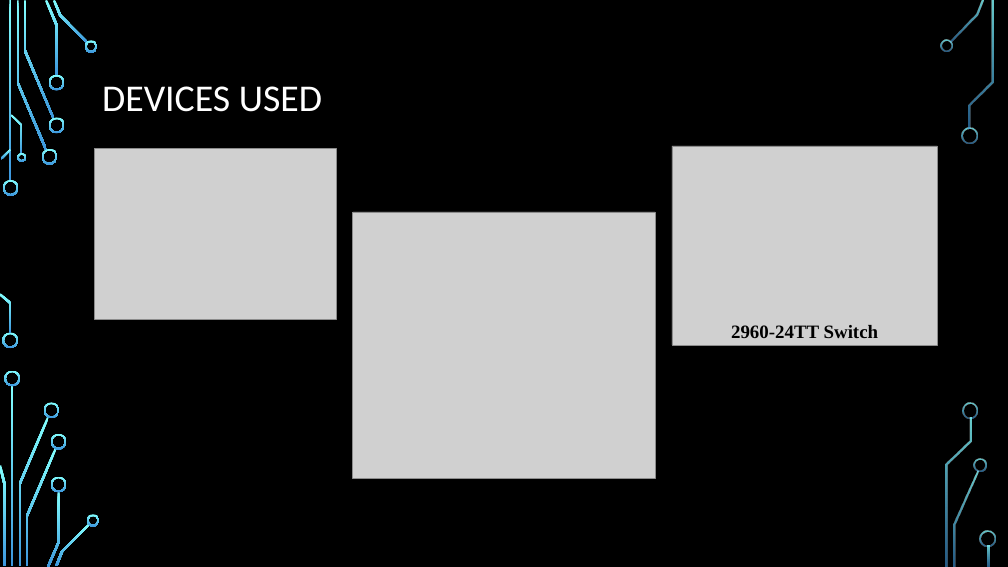
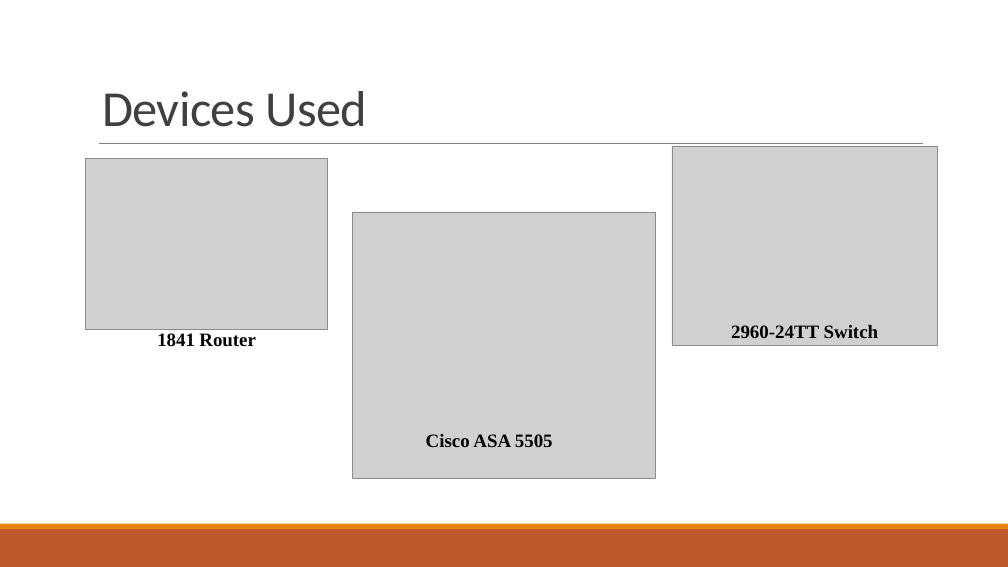
Before and after one commit to Dorina1200/vizsga, a slide deck: slide 3 of Network Infrastructure Design and Implementation.pptx. Drawn at 1008x567 pixels with LibreOffice and Linux fonts; fonts in the diff are those of the drawing; grey boxes stand for pictures; background and template pictures are left out. Boxes give left, top, right and bottom in pixels: in the first picture for what was removed or moved away, otherwise in the second. Text is boxed around its words. In the diff, an @@ line names an element or a change of style, - is before the commit and + after.

```diff
--- a/Network Infrastructure Design and Implementation.pptx
+++ b/Network Infrastructure Design and Implementation.pptx
@@ background picture (left out) to #FFFFFF @@
@@ title "Devices Used" at [102,91,367,127]: vertical alignment middle to bottom @@
@@ title at [102,91,367,127]: text changed; size 36 to 48 pt; text colour #FFFFFF to #404040 @@
-DEVICES USED
+Devices Used
@@ line added from (99, 144) to (923, 144), #808080 0.5 pt @@
@@ picture: place and size @@
-picture at [95,148,336,319]
+picture at [86,159,327,330]
@@ text added at [426,434,553,447], 18 pt, text #000000, bold @@
+Cisco ASA 5505
@@ rectangle added at [0,529,1008,567], fill #BD582C @@
@@ rectangle added at [0,524,1008,529], fill #E48312 @@
@@ group removed at [0,0,996,567]: 33 freeform shapes, 3 rectangles @@
```
Also in this commit, not shown: 3 other slides changed, 5 slides added, 6 slides removed.
